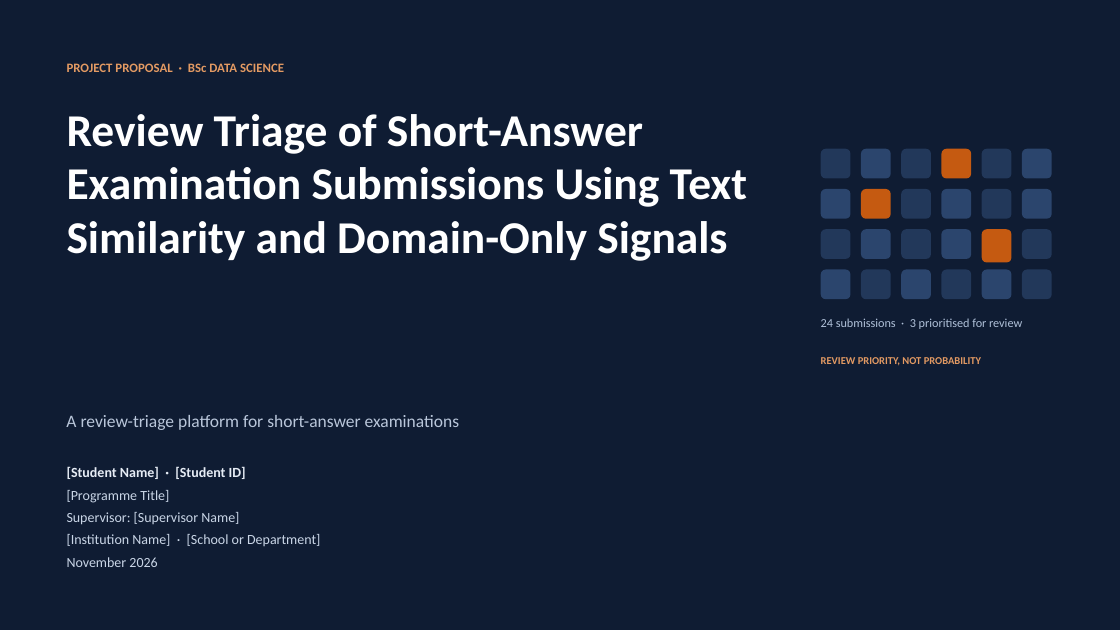
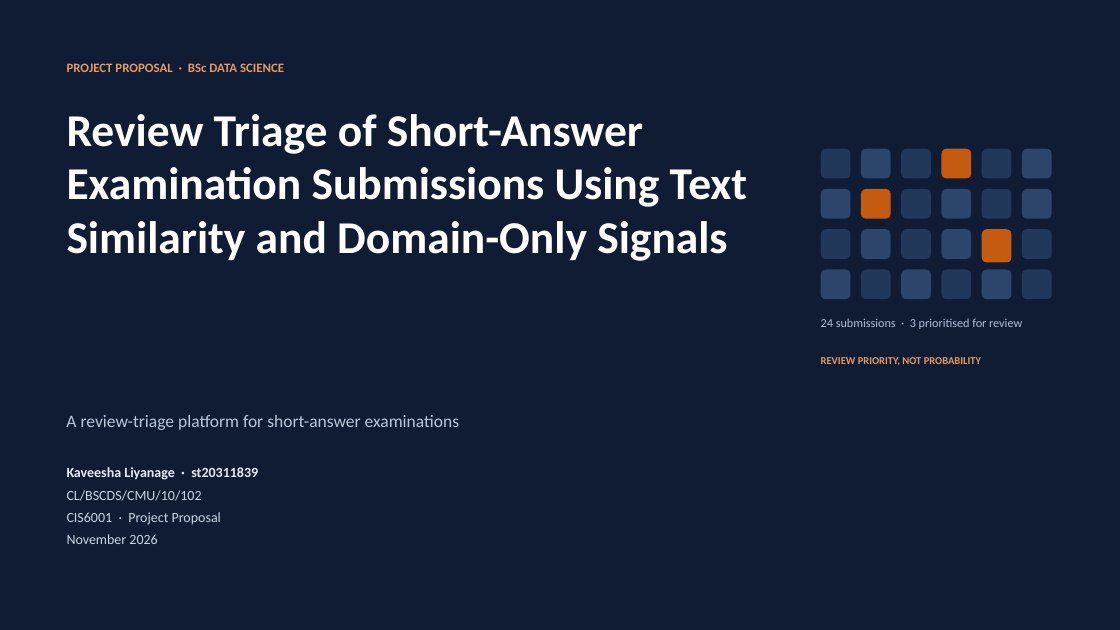
Before and after one commit to kaveeshaliyanage/examguard, a slide deck: slide 1 of docs/ExamGuard-Project-Proposal-Presentation.pptx. Drawn at 1120x630 pixels with LibreOffice and Linux fonts; fonts in the diff are those of the drawing. Boxes give left, top, right and bottom in pixels: in the first picture for what was removed or moved away, otherwise in the second. Text is boxed around its words. In the diff, an @@ line names an element or a change of style, - is before the commit and + after.

```diff
--- a/docs/ExamGuard-Project-Proposal-Presentation.pptx
+++ b/docs/ExamGuard-Project-Proposal-Presentation.pptx
@@ text at (67,467,258,525): text changed @@
-[Student Name] · [Student ID]
-[Programme Title]
-Supervisor: [Supervisor Name]
-[Institution Name] · [School or Department]
+Kaveesha Liyanage · st20311839
+CL/BSCDS/CMU/10/102
+CIS6001 · Project Proposal
```
Also in this commit, not shown: 10 other slides changed, 10 other files.
